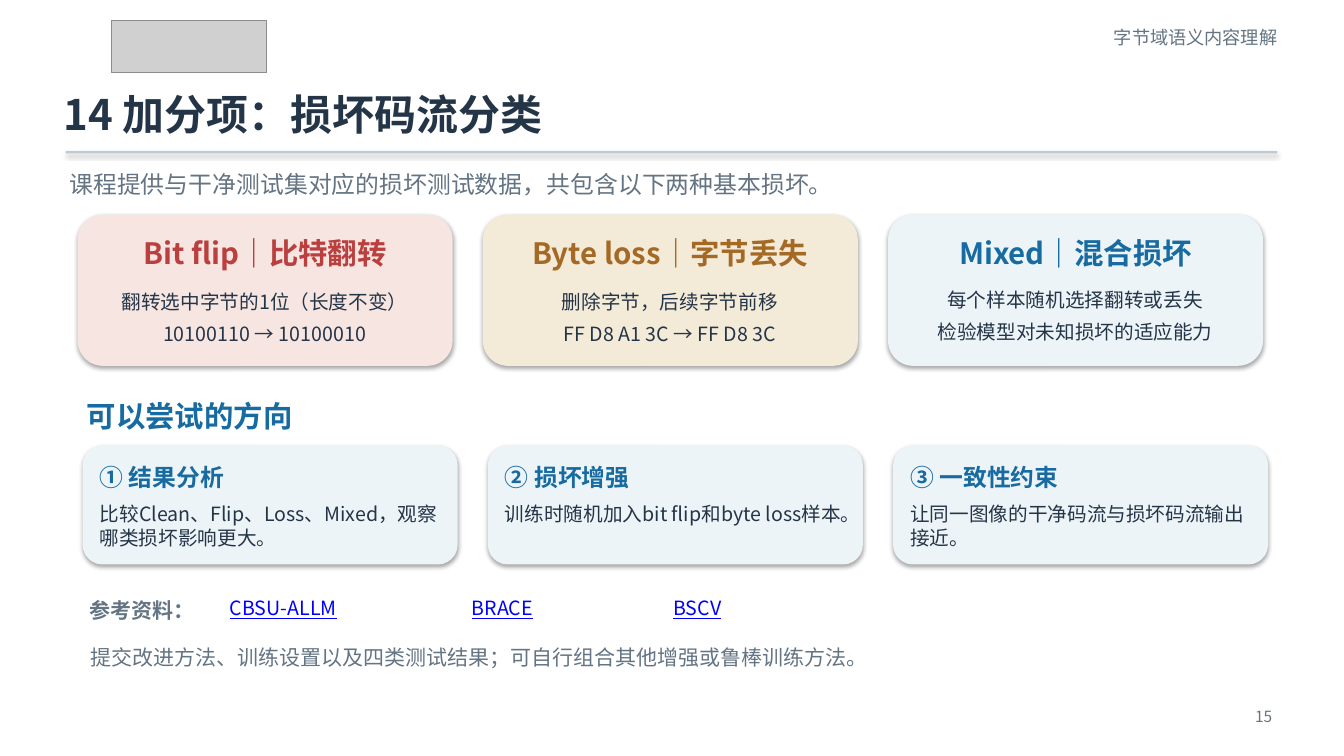
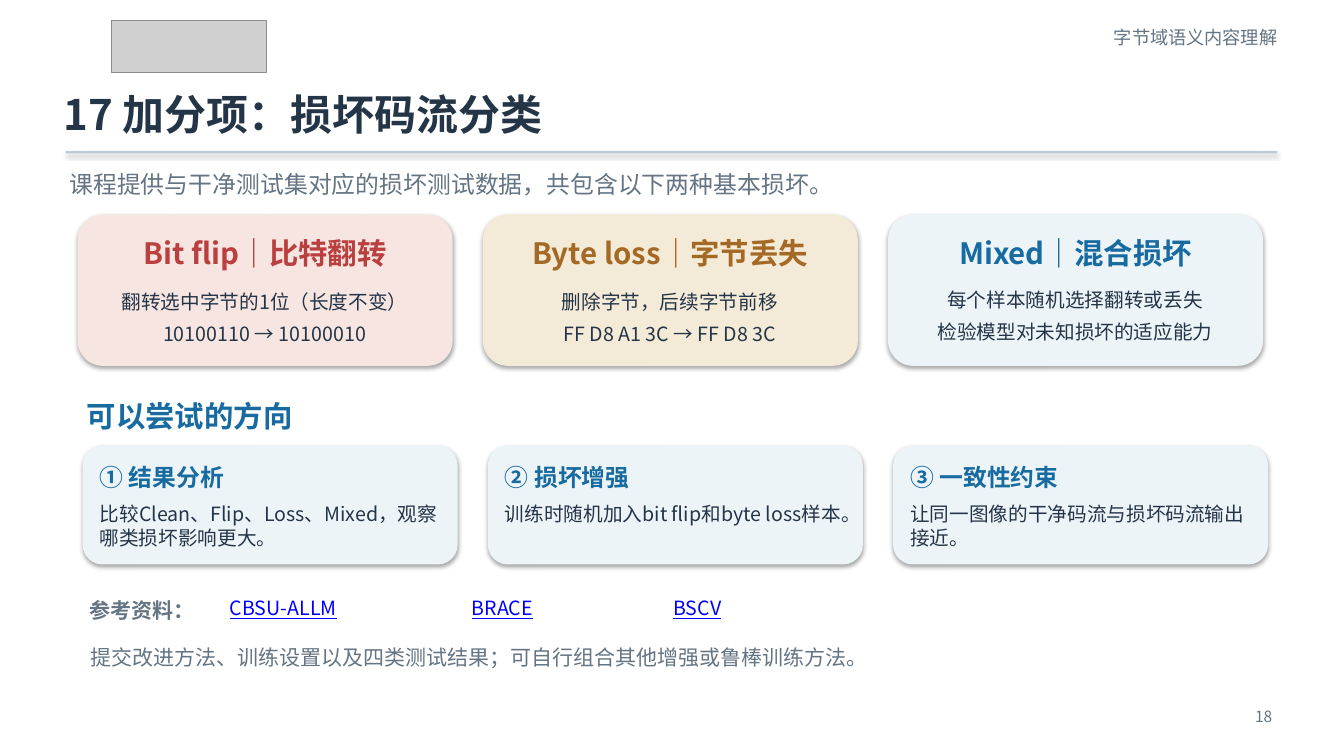
Before and after one commit to Franklin-L/byteformer-mnist-course, a slide deck: slide 18 of docs/ByteFormer_MNIST_零基础实验课.pptx (slide 15 before the commit). Drawn at 1344x756 pixels with LibreOffice and Linux fonts; fonts in the diff are those of the drawing; grey boxes stand for pictures. Boxes give left, top, right and bottom in pixels: in the first picture for what was removed or moved away, otherwise in the second. Text is boxed around its words. In the diff, an @@ line names an element or a change of style, - is before the commit and + after.

```diff
--- a/docs/ByteFormer_MNIST_零基础实验课.pptx
+++ b/docs/ByteFormer_MNIST_零基础实验课.pptx
@@ text at [63, 94, 543, 134]: text changed @@
-14 加分项：损坏码流分类
+17 加分项：损坏码流分类
@@ text at [1255, 710, 1272, 722]: text changed @@
-15
+18
```
Also in this commit, not shown: 13 other slides changed, 4 slides added, 1 slide removed, 9 other files.
